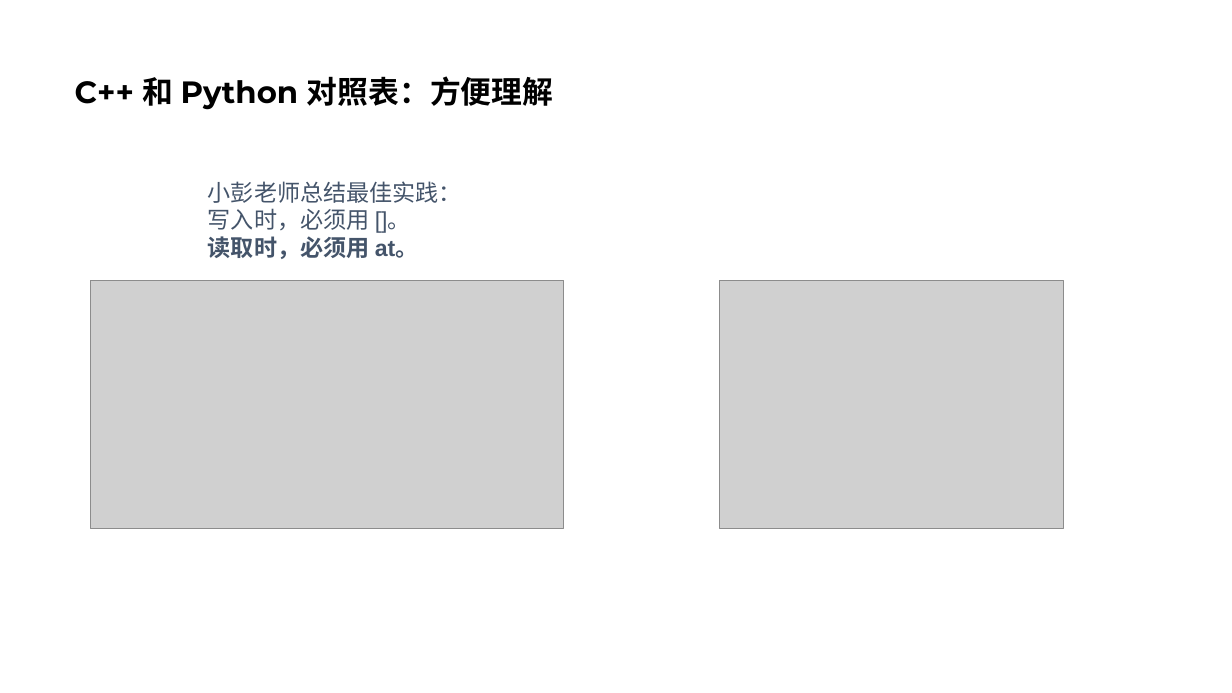
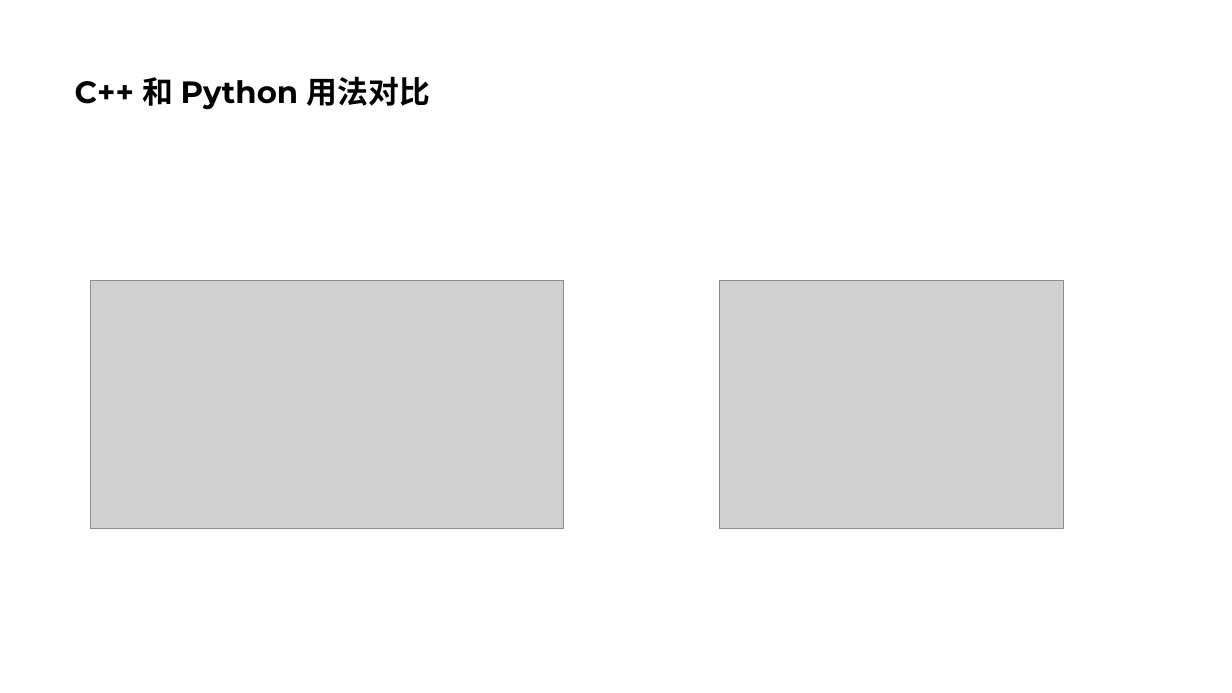
Before and after one commit to parallel101/course, a slide deck: slide 48 of 17/slides.pptx (slide 7 before the commit). Drawn at 1232x693 pixels with LibreOffice and Linux fonts; fonts in the diff are those of the drawing; grey boxes stand for pictures. Boxes give left, top, right and bottom in pixels: in the first picture for what was removed or moved away, otherwise in the second. Text is boxed around its words. In the diff, an @@ line names an element or a change of style, - is before the commit and + after.

```diff
--- a/17/slides.pptx
+++ b/17/slides.pptx
@@ title at (75, 76, 430, 110): text changed @@
-C++ 和 Python 对照表：方便理解
+C++ 和 Python 用法对比
@@ text removed at (208, 181, 462, 259) @@
-小彭老师总结最佳实践：
-写入时，必须用 []。
-读取时，必须用 at。
```
Also in this commit, not shown: 8 other slides changed, 46 slides added, 1 slide removed, 6 other files.
